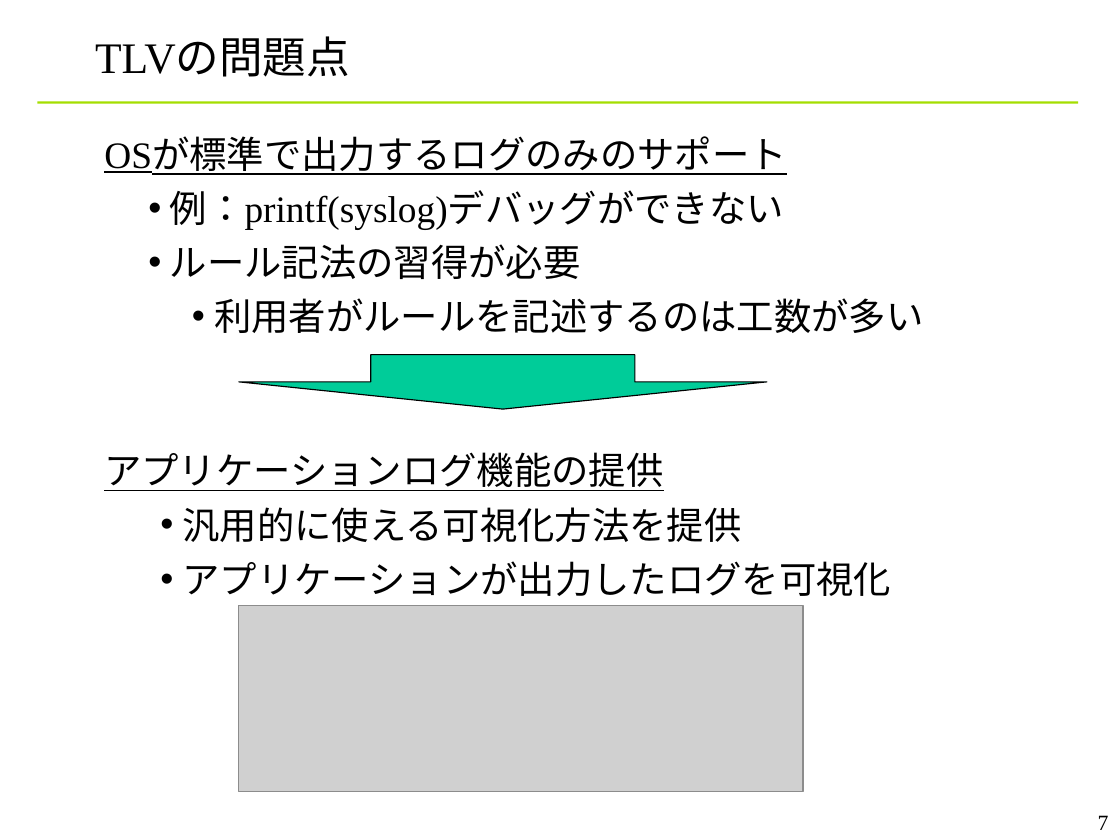
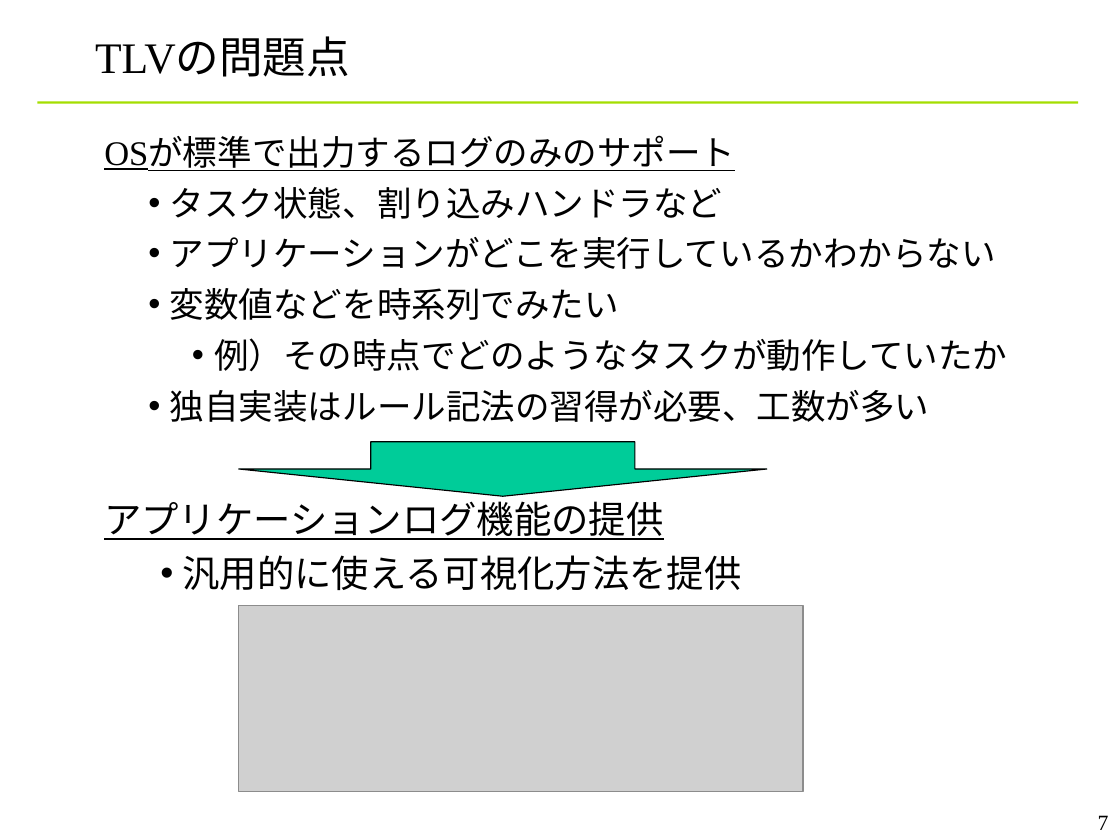
Before and after one commit to YixiaoLi/tlv4mc, a slide deck: slide 7 of doc/phase4/joho_koukankai/ojl-2nd-comm-yanagi.ppt. Drawn at 1120x840 pixels with LibreOffice and Linux fonts; fonts in the diff are those of the drawing; grey boxes stand for pictures; background and template pictures are left out. Boxes give left, top, right and bottom in pixels: in the first picture for what was removed or moved away, otherwise in the second. Text is boxed around its words. In the diff, an @@ line names an element or a change of style, - is before the commit and + after.

```diff
--- a/doc/phase4/joho_koukankai/ojl-2nd-comm-yanagi.ppt
+++ b/doc/phase4/joho_koukankai/ojl-2nd-comm-yanagi.ppt
@@ text at bbox=[104, 137, 735, 171]: size 24 to 22.2 pt in "OSが標準で出力するログのみのサポート" @@
@@ text at bbox=[170, 187, 1007, 422]: text changed; size 24 to 22.2 pt @@
-  • 例：printf(syslog)デバッグができない
-  • ルール記法の習得が必要
-    • 利用者がルールを記述するのは工数が多い
+  • タスク状態、割り込みハンドラなど
+  • アプリケーションがどこを実行しているかわからない
+  • 変数値などを時系列でみたい
+    • 例）その時点でどのようなタスクが動作していたか
+  • 独自実装はルール記法の習得が必要、工数が多い
@@ down arrow: place and size @@
-down arrow at bbox=[239, 355, 767, 410]
+down arrow at bbox=[239, 441, 767, 496]
@@ text "アプリケーションログ機能の提供": place and size @@
-text "アプリケーションログ機能の提供" at bbox=[104, 452, 892, 596]
+text "アプリケーションログ機能の提供" at bbox=[104, 495, 742, 590]
@@ text at bbox=[183, 561, 892, 596]: paragraph removed @@
-  • アプリケーションが出力したログを可視化
```
